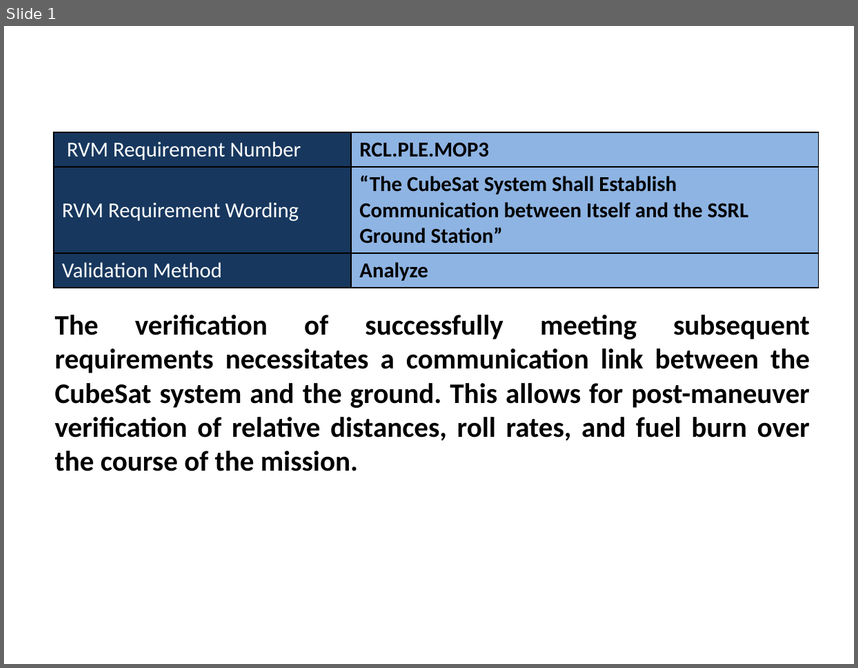
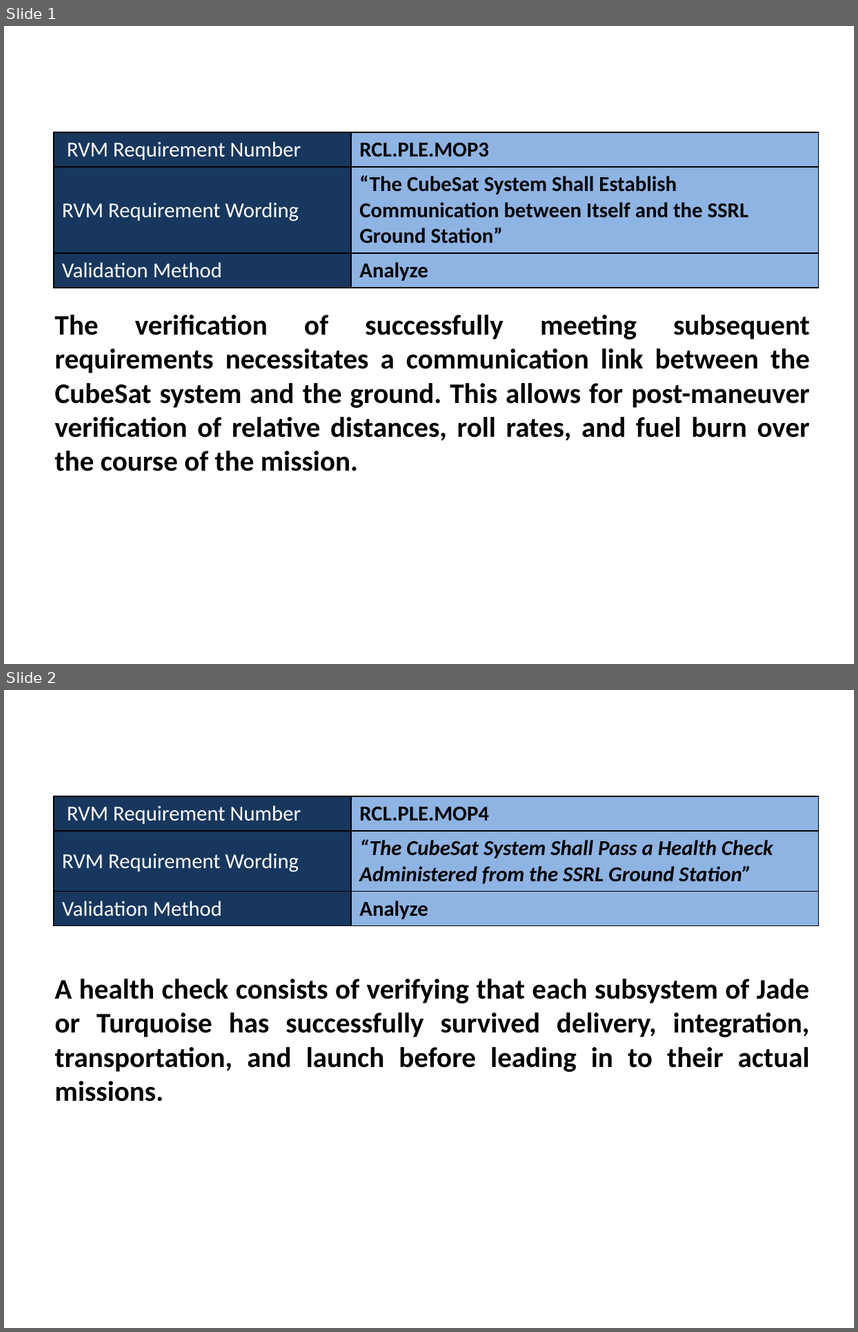
Before and after one commit to RascalSeniorDesign/Preliminary-Design, a slide deck: CMQA/Presentations/Tom Slides/Tom Slides.pptx. Shown one above the other, each under a label of ours: slide 1 before the commit, slides 1 and 2 after it. The pictures are 858x668 and 858x1332 pixels, drawn with LibreOffice and Linux fonts; fonts in the diff are those of the drawing. Boxes give left, top, right and bottom in pixels: in the first picture for what was removed or moved away, otherwise in the second. Text is boxed around its words. In the diff, an @@ line names an element or a change of style, - is before the commit and + after.

Commit message:
Added requirement RCL.PLE.MOP4

```diff
--- a/CMQA/Presentations/Tom Slides/Tom Slides.pptx
+++ b/CMQA/Presentations/Tom Slides/Tom Slides.pptx
@@ slide 2 added at bbox=[4, 690, 854, 1328], background #FFFFFF @@
@@ table added at bbox=[53, 796, 818, 925], 3 rows, 2 columns @@
+RVM Requirement Number | RCL.PLE.MOP4
+RVM Requirement Wording | “The CubeSat System Shall Pass a Health Check Administered from the SSRL Ground Station”
+Validation Method | Analyze
@@ text added at bbox=[55, 978, 810, 1101], 24 pt, text #000000, bold @@
+A health check consists of verifying that each subsystem of Jade or Turquoise has successfully survived delivery, integration, transportation, and launch before leading in to their actual missions.
```
